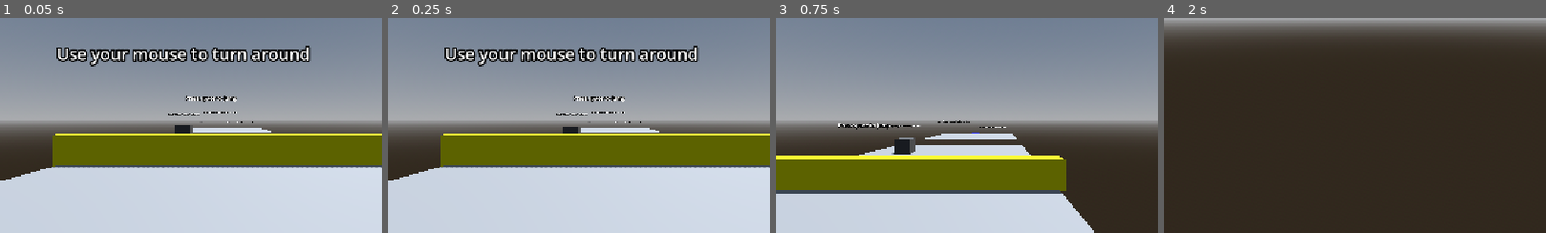
Above: before the commit, frames 1-4 (left to right).
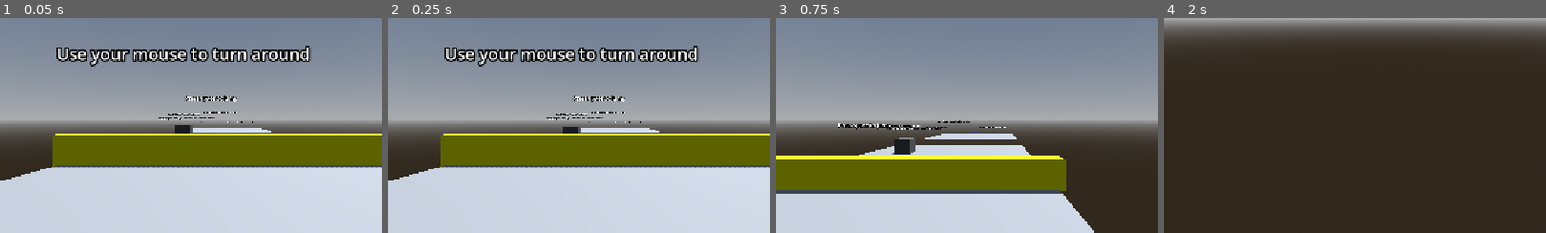
Above: after the commit, the same moments.

Repository: angrypig555/haven-game-2026
Game: Godot game, scene res://scenes/main.tscn
The game is run twice, just before and just after one commit, with the same random seed, the same clock (stepped at 60 frames per second) and the same inputs.
Inputs (mouse positions are % of the whole screen's width and height, from its top left):
- Up to frame 1 (0.05 s): no input
- Up to frame 2 (0.25 s): no input
- Up to frame 3 (0.75 s): tap Enter (ui_accept) at 0.5 s; move the mouse to (72, 45) at 0.52 s; hold D (right_strafe) from 0.53 s (still down); tap Shift (dash) at 0.6 s; click (72, 45) at 0.67 s
- Up to frame 4 (2 s): tap Enter (ui_accept) at 0.77, 1.52 s; move the mouse to (45, 50) at 1.27 s; release D (right_strafe) at 1.28 s; hold W (forward) from 1.28 s (still down); tap Shift (dash) at 1.35 s
The pictures show only the part of the screen within x 21-71%, y 26-76%; the shares and areas given below are measured in that part.

The runs differ from the first frame. In frame 1, less than 0.1% of the frame differs, in the area x 41-57%, y 46-48%; in frame 2, less than 0.1%; in frame 3, 0.1%, in the area x 29-45%, y 50-52%; in frame 4, nothing differs.

Commit message:
add grey object to tutorial

Diff:
--- a/haven-2026/scenes/level1.tscn
+++ b/haven-2026/scenes/level1.tscn
@@ -44,6 +44,37 @@
 "
 
 [sub_resource type="BoxShape3D" id="BoxShape3D_rb6tl"]
+
+[sub_resource type="BoxMesh" id="BoxMesh_wwpf4"]
+
+[sub_resource type="StandardMaterial3D" id="StandardMaterial3D_m7ahb"]
+albedo_color = Color(0, 0, 1, 1)
+
+[sub_resource type="GDScript" id="GDScript_ru4tf"]
+script/source = "extends MeshInstance3D
+
+
+# Called when the node enters the scene tree for the first time.
+func _ready() -> void:
+	pass # Replace with function body.
+
+
+# Called every frame. 'delta' is the elapsed time since the previous frame.
+func _process(delta: float) -> void:
+	pass
+
+
+
+
+func _on_area_3d_body_shape_entered(body_rid: RID, body: Node3D, body_shape_index: int, local_shape_index: int) -> void:
+	print(\"next level\")
+	get_tree().change_scene_to_file(\"res://scenes/level2.tscn\")
+"
+
+[sub_resource type="ConcavePolygonShape3D" id="ConcavePolygonShape3D_6sh32"]
+data = PackedVector3Array(-0.5, 0.5, 0.5, 0.5, 0.5, 0.5, -0.5, -0.5, 0.5, 0.5, 0.5, 0.5, 0.5, -0.5, 0.5, -0.5, -0.5, 0.5, 0.5, 0.5, -0.5, -0.5, 0.5, -0.5, 0.5, -0.5, -0.5, -0.5, 0.5, -0.5, -0.5, -0.5, -0.5, 0.5, -0.5, -0.5, 0.5, 0.5, 0.5, 0.5, 0.5, -0.5, 0.5, -0.5, 0.5, 0.5, 0.5, -0.5, 0.5, -0.5, -0.5, 0.5, -0.5, 0.5, -0.5, 0.5, -0.5, -0.5, 0.5, 0.5, -0.5, -0.5, -0.5, -0.5, 0.5, 0.5, -0.5, -0.5, 0.5, -0.5, -0.5, -0.5, 0.5, 0.5, 0.5, -0.5, 0.5, 0.5, 0.5, 0.5, -0.5, -0.5, 0.5, 0.5, -0.5, 0.5, -0.5, 0.5, 0.5, -0.5, -0.5, -0.5, 0.5, 0.5, -0.5, 0.5, -0.5, -0.5, -0.5, 0.5, -0.5, 0.5, 0.5, -0.5, -0.5, -0.5, -0.5, -0.5)
+
+[sub_resource type="BoxShape3D" id="BoxShape3D_ejswk"]
 
 [node name="Level1" type="Node3D" unique_id=695464244]
 
@@ -133,4 +164,22 @@
 transform = Transform3D(51.843594, 0, 0, 0, 1, 0, 0, 0, 159.42442, 0, -5.292231, 0)
 shape = SubResource("BoxShape3D_rb6tl")
 
+[node name="NextLevel" type="MeshInstance3D" parent="." unique_id=458711372]
+transform = Transform3D(1.1958228, 0, 0, 0, 0.09672002, 0, 0, 0, 1.027231, -0.2546065, 3.4692192, -62.657276)
+mesh = SubResource("BoxMesh_wwpf4")
+surface_material_override/0 = SubResource("StandardMaterial3D_m7ahb")
+script = SubResource("GDScript_ru4tf")
+
+[node name="StaticBody3D" type="StaticBody3D" parent="NextLevel" unique_id=1533722285]
+
+[node name="CollisionShape3D" type="CollisionShape3D" parent="NextLevel/StaticBody3D" unique_id=92297276]
+shape = SubResource("ConcavePolygonShape3D_6sh32")
+
+[node name="Area3D" type="Area3D" parent="NextLevel" unique_id=1412803163]
+
+[node name="CollisionShape3D" type="CollisionShape3D" parent="NextLevel/Area3D" unique_id=1015828022]
+transform = Transform3D(0.99999976, 0, 0, 0, 6.8407617, 0, 0, 0, 0.9999996, 0, 6.591281, 0)
+shape = SubResource("BoxShape3D_ejswk")
+
 [connection signal="body_shape_entered" from="oobhandler/Area3D" to="oobhandler" method="_on_area_3d_body_shape_entered"]
+[connection signal="body_shape_entered" from="NextLevel/Area3D" to="NextLevel" method="_on_area_3d_body_shape_entered"]
--- a/haven-2026/scenes/main.tscn
+++ b/haven-2026/scenes/main.tscn
@@ -134,6 +134,10 @@
 transform = Transform3D(0.99999803, 0, 0.0019401014, 0, 1, 0, -0.0019401014, 0, 0.99999803, -2.82971, 1.3363063, -9.152144)
 text = "Grey objects can be pushed"
 
+[node name="Label3D8" type="Label3D" parent="Tutorial label" unique_id=904820996]
+transform = Transform3D(0.9784042, 0, 0.20670107, 0, 1, 0, -0.20670107, 0, 0.9784042, -3.184125, 1.0698454, -13.536593)
+text = "If grey objects fall off, the level resets to prevent a softlock"
+
 [node name="Label3D6" type="Label3D" parent="Tutorial label" unique_id=322230940]
 transform = Transform3D(0.8965944, 0, 0.44285265, 0, 1, 0, -0.44285265, 0, 0.8965944, -2.1731372, 0.65605116, -33.323402)
 text = "Step on the blue square to go to the next level"
